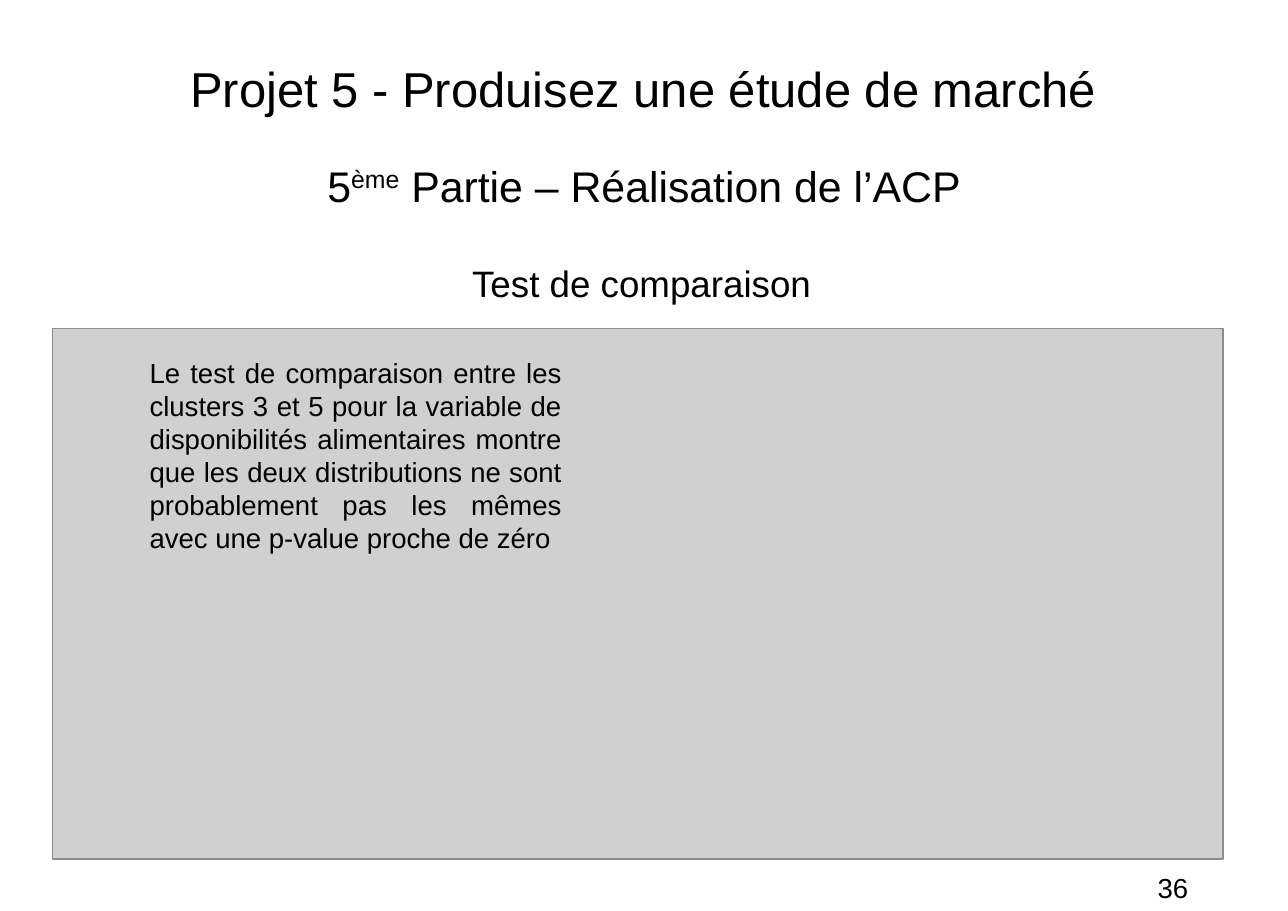
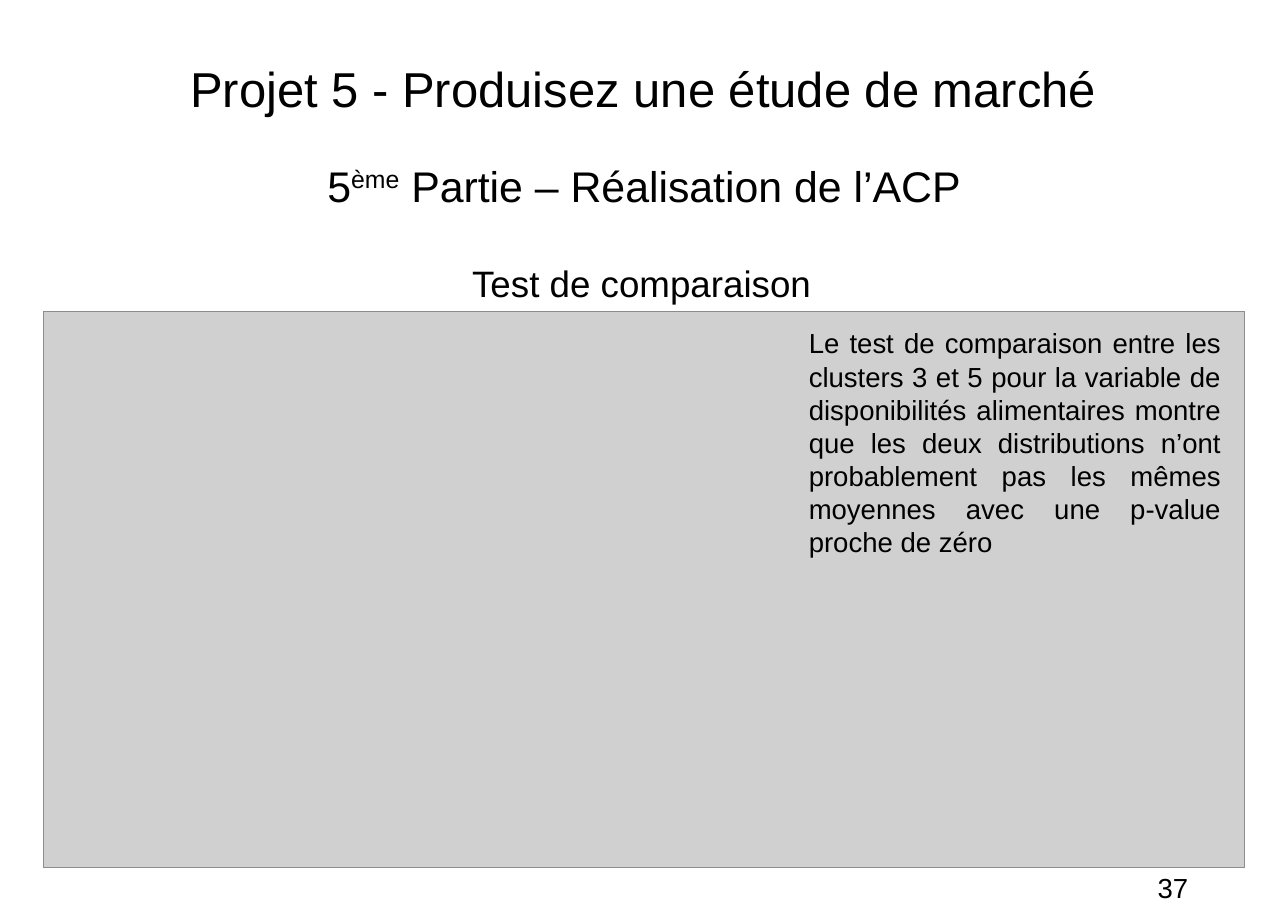
Before and after one commit to FranckDELRUE/FranckDELRUE-OCR-Project-5-DAn-Python, a slide deck: slide 37 of P5_04_Presentation.odp (slide 36 before the commit). Drawn at 1288x911 pixels with LibreOffice and Linux fonts; fonts in the diff are those of the drawing; grey boxes stand for pictures. Boxes give left, top, right and bottom in pixels: in the first picture for what was removed or moved away, otherwise in the second. Text is boxed around its words. In the diff, an @@ line names an element or a change of style, - is before the commit and + after.

```diff
--- a/P5_04_Presentation.odp
+++ b/P5_04_Presentation.odp
@@ picture resized from (x1=52, y1=328, x2=1223, y2=859) to (x1=43, y1=312, x2=1245, y2=868) @@
@@ text at (x1=809, y1=333, x2=1221, y2=557): text changed @@
-Le test de comparaison entre les clusters 3 et 5 pour la variable de disponibilités alimentaires montre que les deux distributions ne sont probablement pas les mêmes avec une p-value proche de zéro
+Le test de comparaison entre les clusters 3 et 5 pour la variable de disponibilités alimentaires montre que les deux distributions n’ont probablement pas les mêmes moyennes avec une p-value proche de zéro
@@ page number at (x1=1158, y1=878, x2=1189, y2=899): text changed @@
-36
+37
```
Also in this commit, not shown: 2 other slides changed, 2 slides added, 16 other files.
